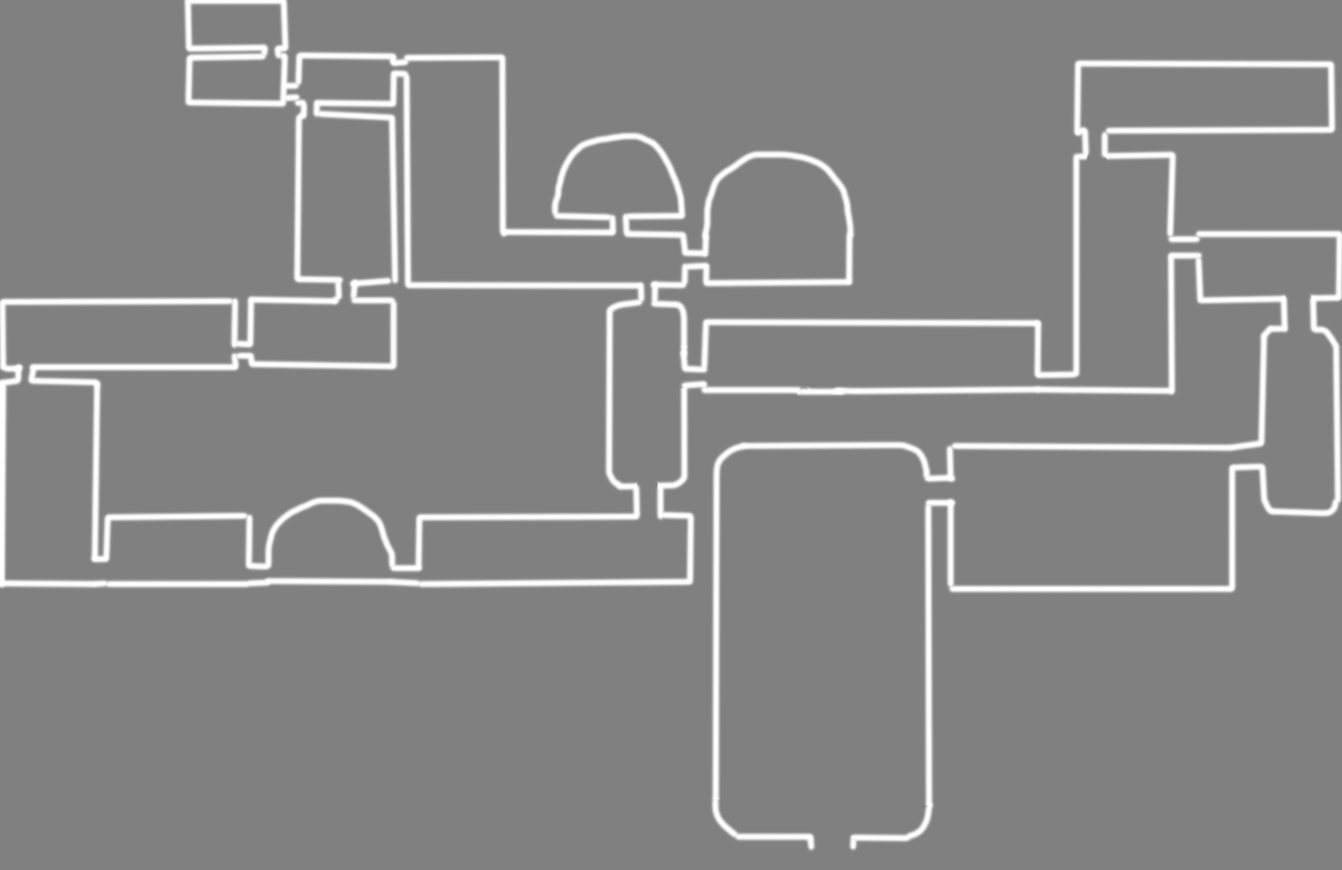
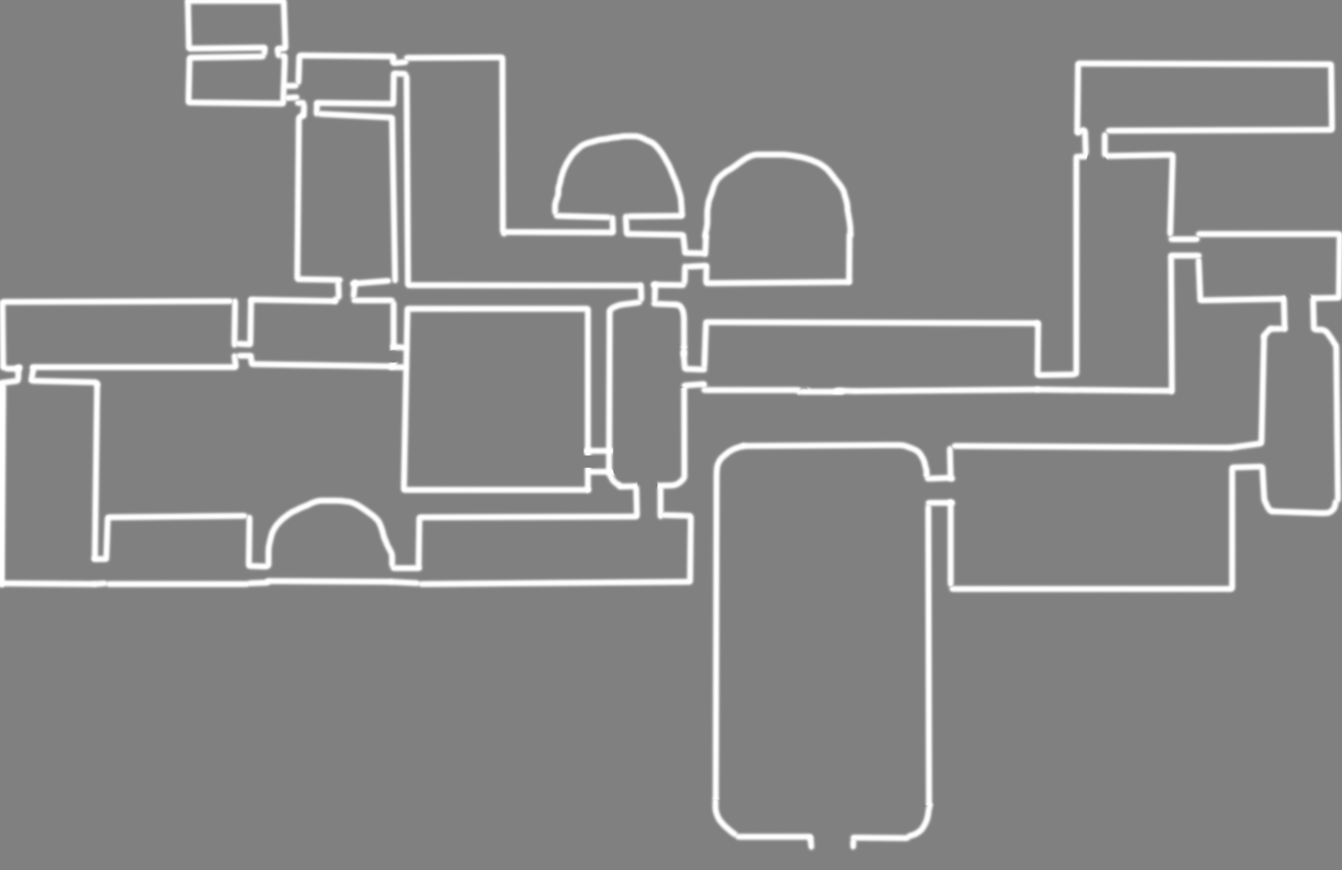
Revision of a layered w=1342, h=870 image; what changed, layer by layer:
added layer "Layer 24" above "Layer 22" over 397, 303, 618, 496
painted on "Layer 10" over 386, 340, 412, 374
